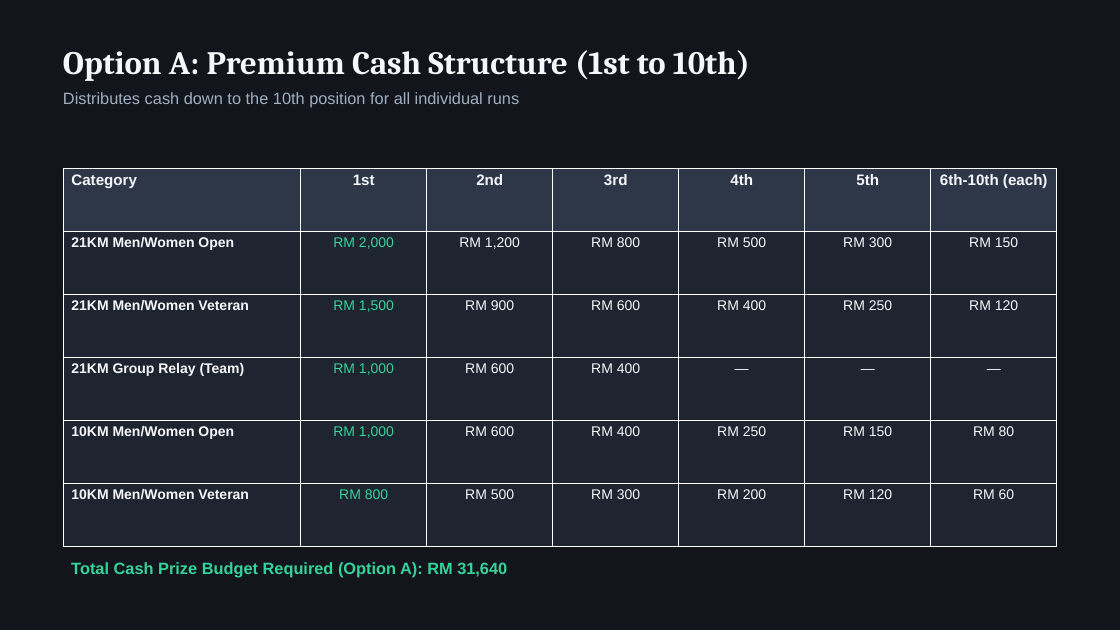
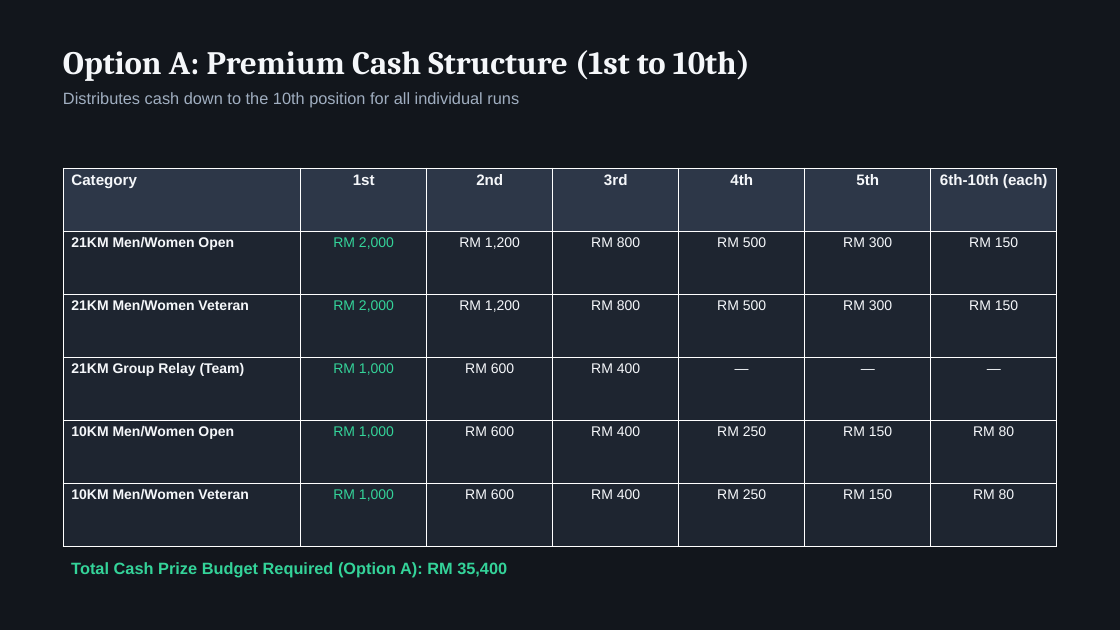
Before and after one commit to StartedfromRO/protocol-21km-prize-pool, a slide deck: slide 3 of prizes_presentation.pptx. Drawn at 1120x630 pixels with LibreOffice and Linux fonts; fonts in the diff are those of the drawing. Boxes give left, top, right and bottom in pixels: in the first picture for what was removed or moved away, otherwise in the second. Text is boxed around its words. In the diff, an @@ line names an element or a change of style, - is before the commit and + after.

Commit message:
Align Open and Veteran prize structures and update budget metrics

```diff
--- a/prizes_presentation.pptx
+++ b/prizes_presentation.pptx
@@ table at [63, 168, 1057, 546] @@
-row 3: 21KM Men/Women Veteran | RM 1,500 | RM 900 | RM 600 | RM 400 | RM 250 | RM 120
+row 3: 21KM Men/Women Veteran | RM 2,000 | RM 1,200 | RM 800 | RM 500 | RM 300 | RM 150
-row 6: 10KM Men/Women Veteran | RM 800 | RM 500 | RM 300 | RM 200 | RM 120 | RM 60
+row 6: 10KM Men/Women Veteran | RM 1,000 | RM 600 | RM 400 | RM 250 | RM 150 | RM 80
@@ text at [71, 562, 507, 578]: text changed @@
-Total Cash Prize Budget Required (Option A): RM 31,640
+Total Cash Prize Budget Required (Option A): RM 35,400
```
Also in this commit, not shown: 3 other slides changed, 1 other file.
